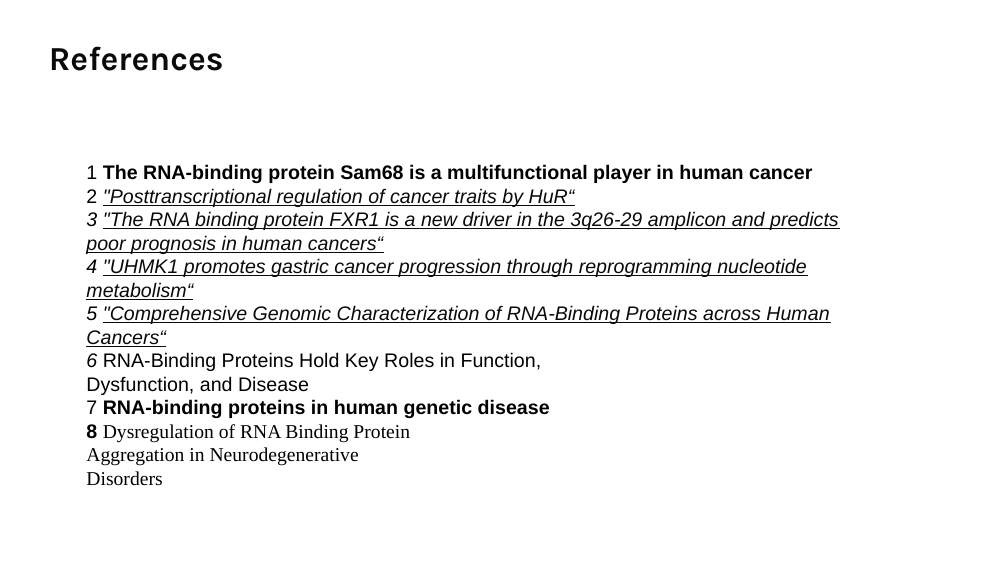
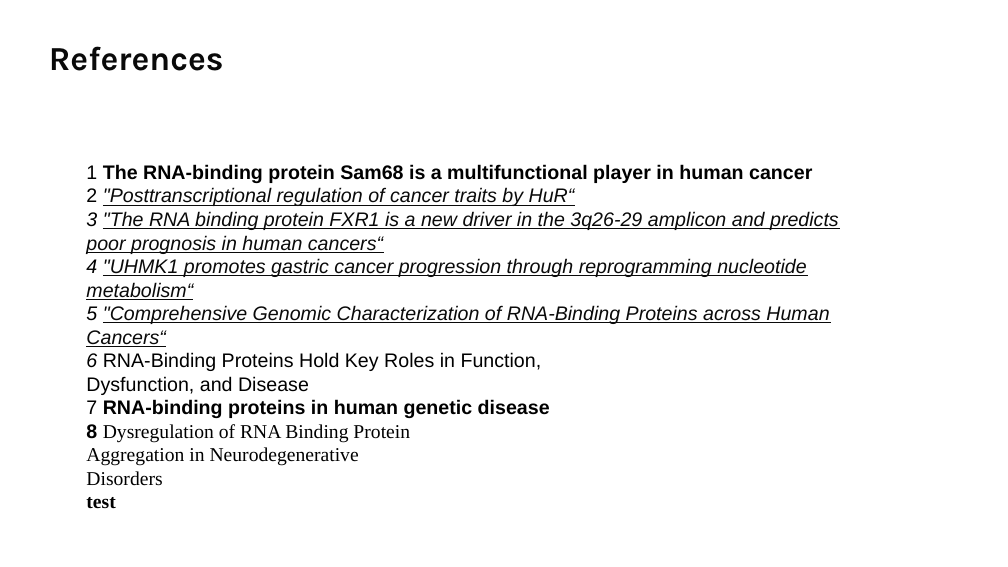
Before and after one commit to datascience-mobi-2022/2022-topic-03-team-02, a slide deck: slide 6 of projectproposal/PP.pptx. Drawn at 1008x567 pixels with LibreOffice and Linux fonts; fonts in the diff are those of the drawing. Boxes give left, top, right and bottom in pixels: in the first picture for what was removed or moved away, otherwise in the second. Text is boxed around its words. In the diff, an @@ line names an element or a change of style, - is before the commit and + after.

Commit message:
test

```diff
--- a/projectproposal/PP.pptx
+++ b/projectproposal/PP.pptx
@@ text at (x1=86, y1=497, x2=115, y2=509): paragraph added @@
+test
```
Also in this commit, not shown: 1 other file.
